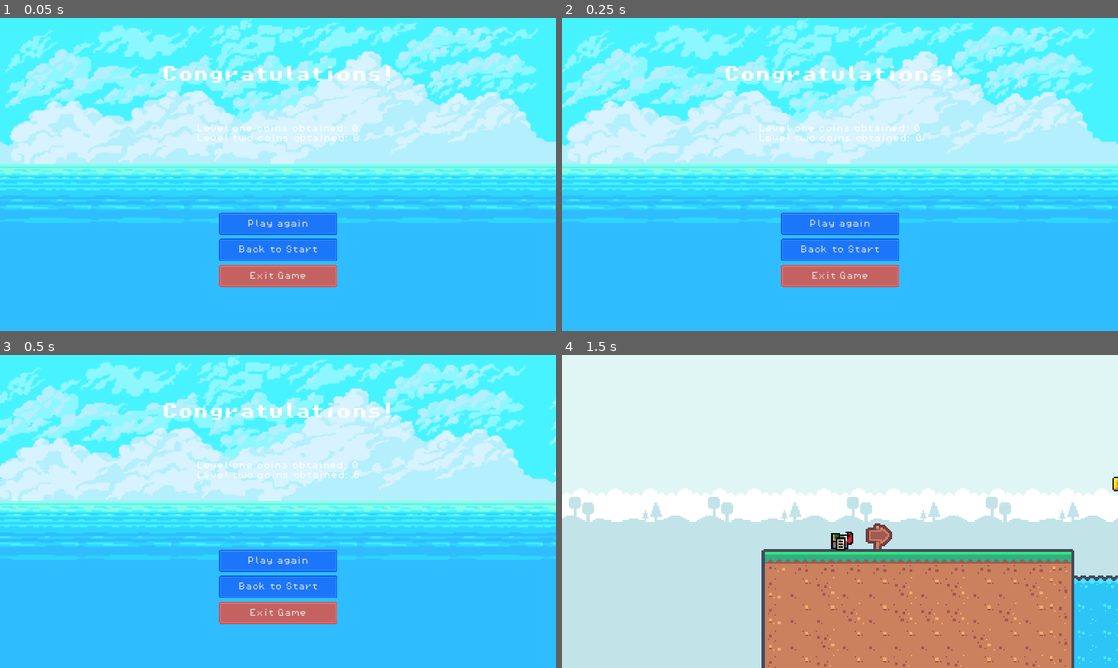
Above: before the commit, frames 1-4 (two rows, left to right).
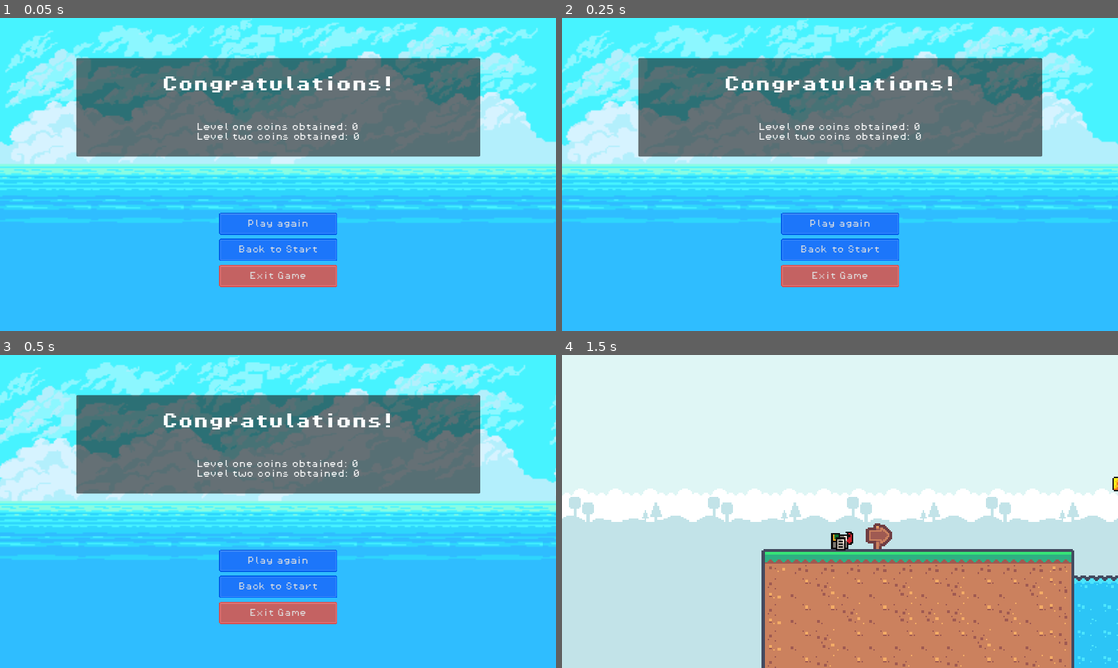
Above: after the commit, the same moments.

Repository: gingeapple182/GRONK-2
Game: Godot game, scene res://scenes/end_screen.tscn
The game is run twice, just before and just after one commit, with the same random seed, the same clock (stepped at 60 frames per second) and the same inputs. This scene is started directly instead of the project's main scene.
Inputs:
- Up to frame 1 (0.05 s): no input
- Up to frame 2 (0.25 s): no input
- Up to frame 3 (0.5 s): no input
- Up to frame 4 (1.5 s): click "Back to Start" at 0.5 s; click "Start Game" at 1.25 s

The runs differ from the first frame. In frame 1, 23% of the frame differs, in the area x 13-87%, y 12-45%; in frame 2, 23%; in frame 3, 23%; in frame 4, nothing differs.

Commit message:
End screen updates

Diff:
--- a/gronk-2/scenes/end_screen.tscn
+++ b/gronk-2/scenes/end_screen.tscn
@@ -82,34 +82,6 @@
 grow_vertical = 2
 script = ExtResource("4_1apuy")
 
-[node name="WinLabel" type="Label" parent="."]
-layout_mode = 1
-anchors_preset = 5
-anchor_left = 0.5
-anchor_right = 0.5
-offset_left = -240.0
-offset_top = 100.0
-offset_right = 240.0
-offset_bottom = 132.0
-grow_horizontal = 2
-theme_override_fonts/font = ExtResource("2_5v5b5")
-theme_override_font_sizes/font_size = 32
-text = "Congratulations!"
-
-[node name="ScoreLabel" type="Label" parent="."]
-layout_mode = 1
-anchors_preset = 5
-anchor_left = 0.5
-anchor_right = 0.5
-offset_left = -111.0
-offset_top = 200.0
-offset_right = 111.0
-offset_bottom = 223.0
-grow_horizontal = 2
-theme_override_fonts/font = ExtResource("3_2cwu2")
-theme_override_font_sizes/font_size = 16
-text = "Coins collected: 0"
-
 [node name="VBoxContainer" type="VBoxContainer" parent="."]
 layout_mode = 1
 anchors_preset = 8
@@ -148,6 +120,45 @@
 text = "Exit Game
 "
 
+[node name="TitleCard" type="Panel" parent="."]
+layout_mode = 1
+anchors_preset = 5
+anchor_left = 0.5
+anchor_right = 0.5
+offset_left = -418.0
+offset_top = 83.0
+offset_right = 419.0
+offset_bottom = 287.0
+grow_horizontal = 2
+
+[node name="WinLabel" type="Label" parent="TitleCard"]
+layout_mode = 1
+anchors_preset = 5
+anchor_left = 0.5
+anchor_right = 0.5
+offset_left = -240.5
+offset_top = 38.0
+offset_right = 239.5
+offset_bottom = 70.0
+grow_horizontal = 2
+theme_override_fonts/font = ExtResource("2_5v5b5")
+theme_override_font_sizes/font_size = 32
+text = "Congratulations!"
+
+[node name="ScoreLabel" type="Label" parent="TitleCard"]
+layout_mode = 1
+anchors_preset = 5
+anchor_left = 0.5
+anchor_right = 0.5
+offset_left = -111.5
+offset_top = 114.0
+offset_right = 110.5
+offset_bottom = 137.0
+grow_horizontal = 2
+theme_override_fonts/font = ExtResource("3_2cwu2")
+theme_override_font_sizes/font_size = 16
+text = "Coins collected: 0"
+
 [connection signal="pressed" from="VBoxContainer/ButtonReplay" to="." method="_on_replay_button_pressed"]
 [connection signal="pressed" from="VBoxContainer/ButtonMenu" to="." method="_on_start_menu_button_pressed"]
 [connection signal="pressed" from="VBoxContainer/ButtonExit" to="." method="_on_button_exit_pressed"]
--- a/gronk-2/scenes/start_screen.tscn
+++ b/gronk-2/scenes/start_screen.tscn
@@ -72,7 +72,7 @@
 grow_vertical = 2
 script = ExtResource("1_xulca")
 
-[node name="Panel" type="Panel" parent="."]
+[node name="Background" type="Panel" parent="."]
 material = SubResource("ShaderMaterial_27hve")
 layout_mode = 1
 anchors_preset = 15
@@ -81,22 +81,6 @@
 grow_horizontal = 2
 grow_vertical = 2
 script = ExtResource("3_c7xes")
-
-[node name="TitleLabel" type="Label" parent="."]
-custom_minimum_size = Vector2(100, 0)
-layout_mode = 1
-anchors_preset = 5
-anchor_left = 0.5
-anchor_right = 0.5
-offset_left = -369.0
-offset_top = 128.0
-offset_right = 379.0
-offset_bottom = 160.0
-grow_horizontal = 2
-theme_override_fonts/font = ExtResource("3_u3esi")
-theme_override_font_sizes/font_size = 32
-text = "GRONK 2: Electric Boogaloo"
-horizontal_alignment = 1
 
 [node name="VBoxContainer" type="VBoxContainer" parent="."]
 layout_mode = 1
@@ -137,6 +121,36 @@
 theme_override_font_sizes/font_size = 16
 text = "Exit "
 
+[node name="TitleCard" type="Panel" parent="."]
+layout_mode = 1
+anchors_preset = 5
+anchor_left = 0.5
+anchor_right = 0.5
+offset_left = -418.0
+offset_top = 86.0
+offset_right = 419.0
+offset_bottom = 214.0
+grow_horizontal = 2
+
+[node name="TitleLabel" type="Label" parent="TitleCard"]
+custom_minimum_size = Vector2(100, 0)
+layout_mode = 1
+anchors_preset = 8
+anchor_left = 0.5
+anchor_top = 0.5
+anchor_right = 0.5
+anchor_bottom = 0.5
+offset_left = -374.0
+offset_top = -16.0
+offset_right = 374.0
+offset_bottom = 16.0
+grow_horizontal = 2
+grow_vertical = 2
+theme_override_fonts/font = ExtResource("3_u3esi")
+theme_override_font_sizes/font_size = 32
+text = "GRONK 2: Electric Boogaloo"
+horizontal_alignment = 1
+
 [connection signal="pressed" from="VBoxContainer/ButtonStart" to="." method="_on_button_start_pressed"]
 [connection signal="pressed" from="VBoxContainer/ButtonOptions" to="." method="_on_button_options_pressed"]
 [connection signal="pressed" from="VBoxContainer/ButtonOptions" to="." method="_on_play_button_pressed"]
--- a/gronk-2/scripts/end_screen.gd
+++ b/gronk-2/scripts/end_screen.gd
@@ -6,7 +6,7 @@
 	var level_intro_score = GameManager.get_level_score(0)
 	var level_one_score = GameManager.get_level_score(1)
 	var level_two_score = GameManager.get_level_score(2)
-	$ScoreLabel.text = """
+	$TitleCard/ScoreLabel.text = """
 	Level one coins obtained: {0}
 	Level two coins obtained: {1}
 	""".format([level_one_score, level_two_score])
